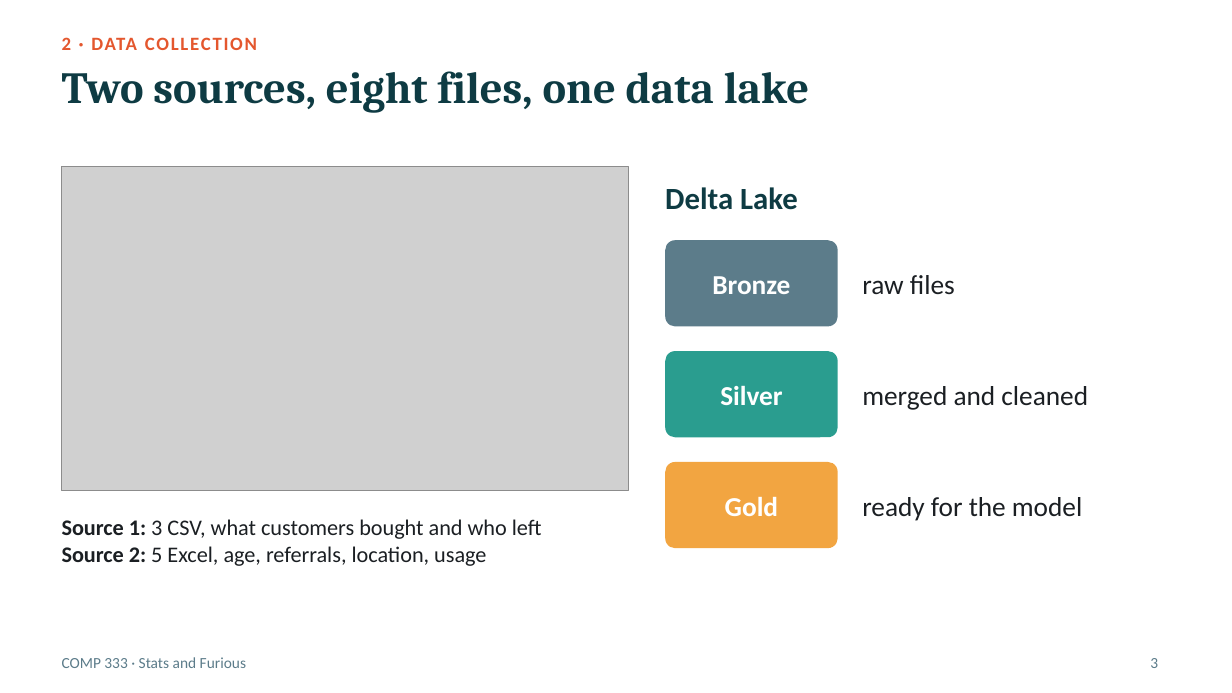
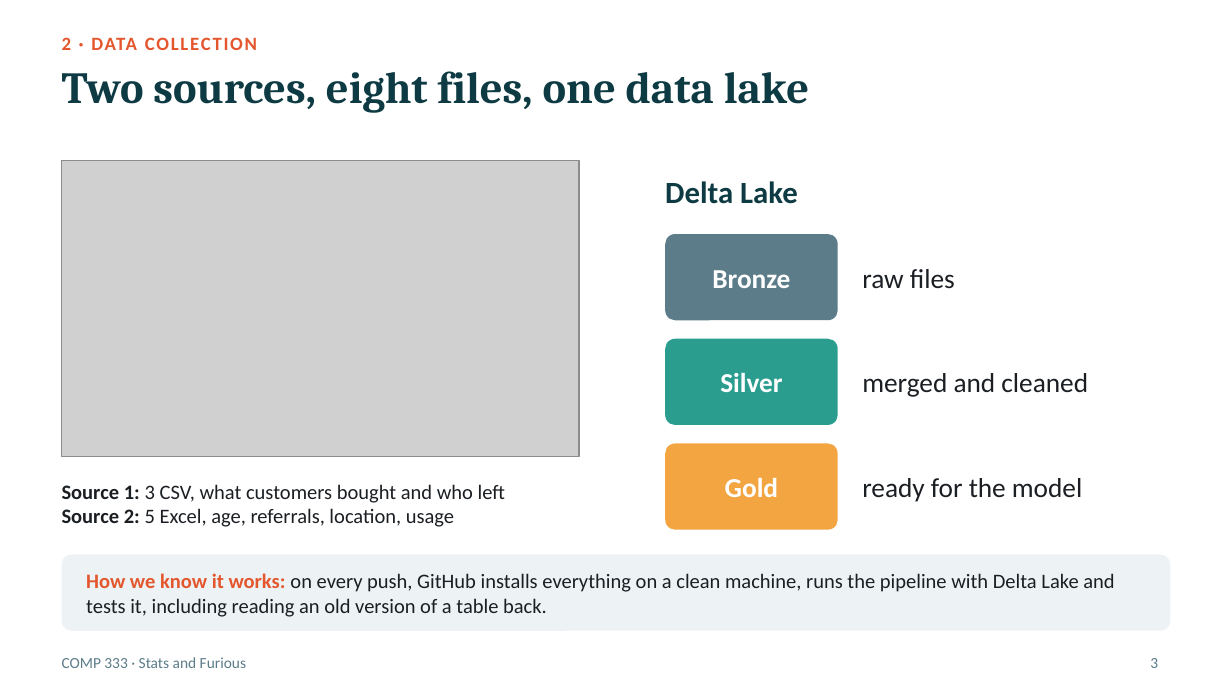
Before and after one commit to Peter7168/comp333-telco-churn, a slide deck: slide 3 of presentation/COMP333_Presentation.pptx. Drawn at 1232x693 pixels with LibreOffice and Linux fonts; fonts in the diff are those of the drawing; grey boxes stand for pictures. Boxes give left, top, right and bottom in pixels: in the first picture for what was removed or moved away, otherwise in the second. Text is boxed around its words. In the diff, an @@ line names an element or a change of style, - is before the commit and + after.

Commit message:
Slides: explain how each result was obtained and how we know it holds

```diff
--- a/presentation/COMP333_Presentation.pptx
+++ b/presentation/COMP333_Presentation.pptx
@@ picture: place and size @@
-picture at box(62, 166, 628, 490)
+picture at box(62, 160, 579, 457)
@@ 3 texts, 1 rounded rectangle: place and size @@
-3 texts, 1 rounded rectangle at box(665, 187, 955, 326)
+3 texts, 1 rounded rectangle at box(665, 181, 955, 320)
@@ 2 texts, 1 rounded rectangle: place and size @@
-2 texts, 1 rounded rectangle at box(665, 351, 1088, 437)
+2 texts, 1 rounded rectangle at box(665, 339, 1088, 425)
@@ 2 texts, 1 rounded rectangle: place and size @@
-2 texts, 1 rounded rectangle at box(665, 462, 1082, 548)
+2 texts, 1 rounded rectangle at box(665, 444, 1082, 530)
@@ text "Source 1: 3 CSV, what ...": place and size @@
-text "Source 1: 3 CSV, what ..." at box(62, 519, 542, 566)
+text "Source 1: 3 CSV, what ..." at box(62, 484, 505, 527)
@@ text "Source 1: 3 CSV, what ..." at box(62, 484, 505, 527): size 13 to 12 pt @@
@@ rounded rectangle added at box(62, 554, 1170, 631), fill #EDF3F4 @@
@@ text added at box(86, 573, 1114, 617), 12 pt, text #1B1F23 @@
+How we know it works: on every push, GitHub installs everything on a clean machine, runs the pipeline with Delta Lake and tests it, including reading an old version of a table back.
```
Also in this commit, not shown: 8 other slides changed.
